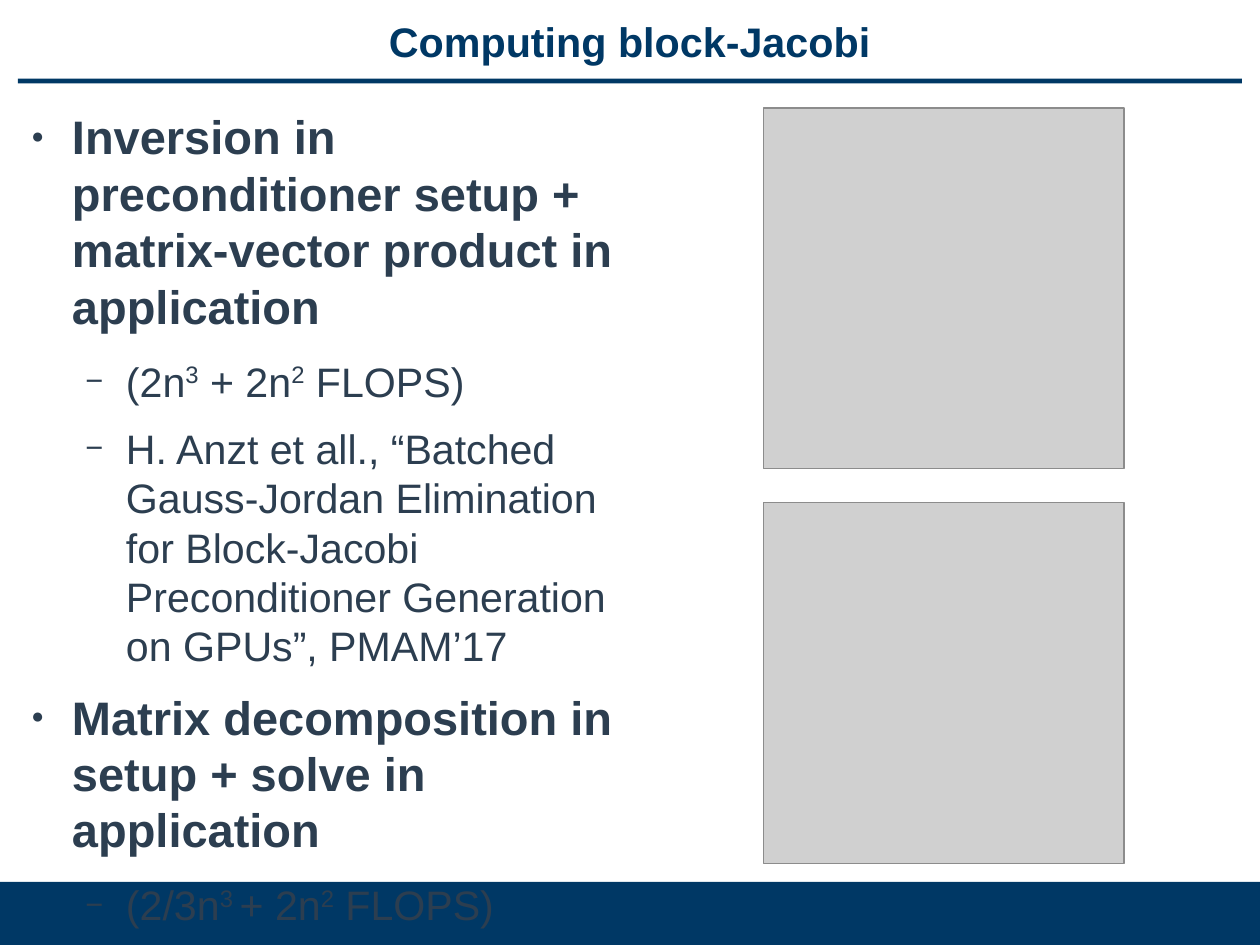
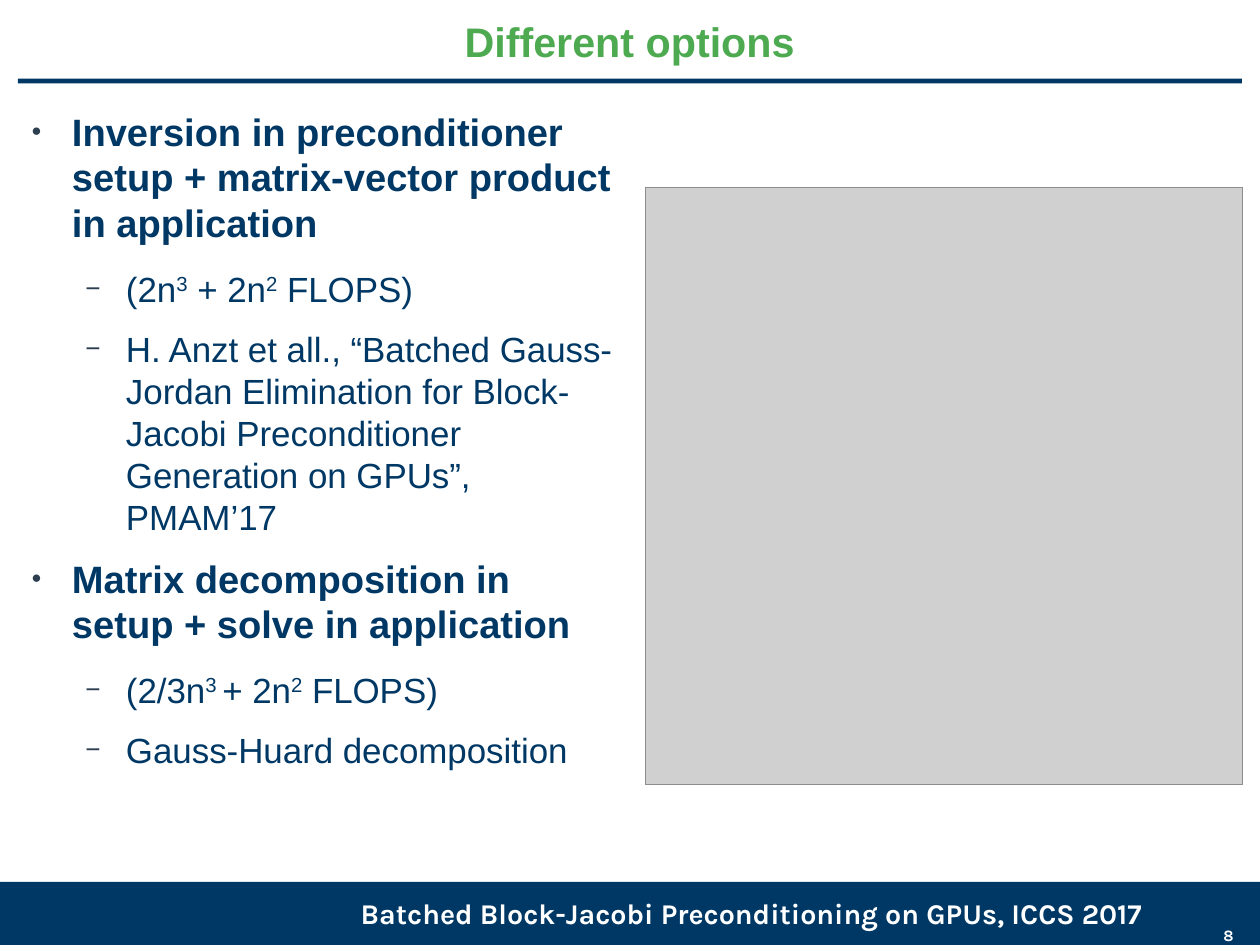
Before and after one commit to gflegar/talks, a slide deck: slide 8 of iccs_2017/slides.odp (slide 6 before the commit). Drawn at 1260x945 pixels with LibreOffice and Linux fonts; fonts in the diff are those of the drawing; grey boxes stand for pictures; background and template pictures are left out. Boxes give left, top, right and bottom in pixels: in the first picture for what was removed or moved away, otherwise in the second. Text is boxed around its words. In the diff, an @@ line names an element or a change of style, - is before the commit and + after.

Commit message:
add more slides

```diff
--- a/iccs_2017/slides.odp
+++ b/iccs_2017/slides.odp
@@ title at (465, 27, 795, 65): text changed; text colour #003865 to #4DAA50 @@
-Computing block-Jacobi
+Different options
@@ text "Inversion in preconditioner setup + ..." at (72, 118, 612, 770): size 29.6 to 24 pt in "Inversion in preconditioner setup + matrix-vector product ...", "Matrix decomposition in setup + solve in ..."; text colour #2C3E50 to #003865; size 25.9 to 22 pt in "(2n3 + 2n2 FLOPS)", "H. Anzt et all., “Batched Gauss-Jordan Elimination ...", "(2/3n3 + 2n2 FLOPS)", "Gauss-Huard decomposition" @@
@@ picture removed at (764, 107, 1124, 468) @@
@@ picture: place and size @@
-picture at (764, 503, 1124, 863)
+picture at (645, 188, 1243, 785)
@@ text added at (361, 903, 1142, 931), 18 pt, text #FFFFFF, bold @@
+Batched Block-Jacobi Preconditioning on GPUs, ICCS 2017
@@ page number added at (1223, 930, 1233, 942), 10 pt, text #FFFFFF, bold @@
+8
```
Also in this commit, not shown: 10 other slides changed, 6 slides added, 3 slides removed.
